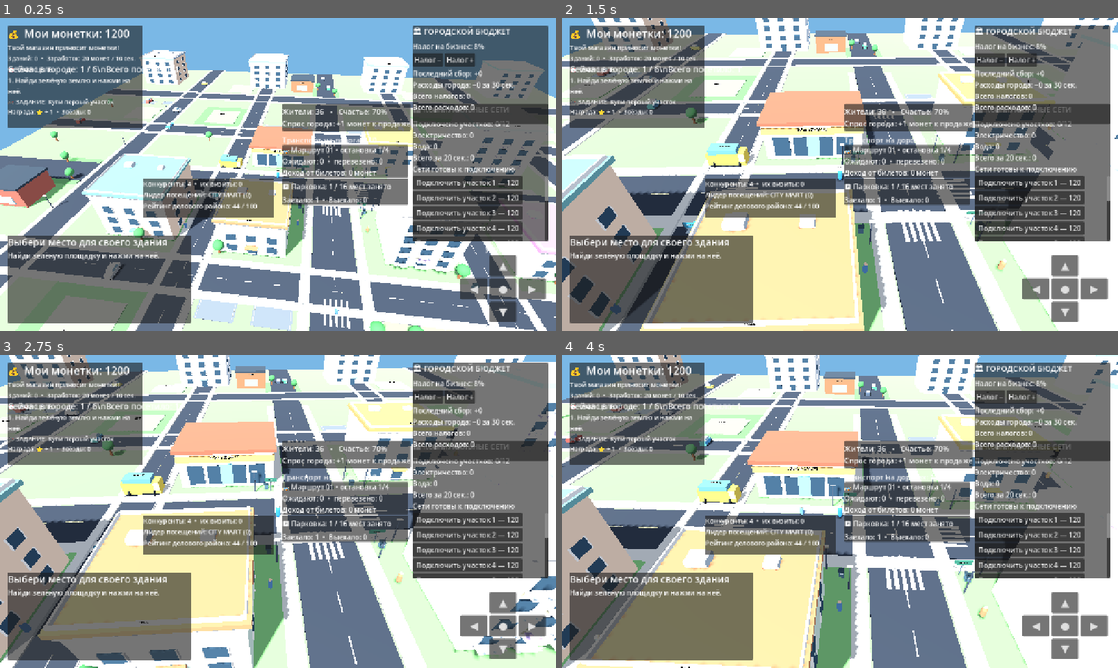
Above: before the commit, frames 1-4 (two rows, left to right).
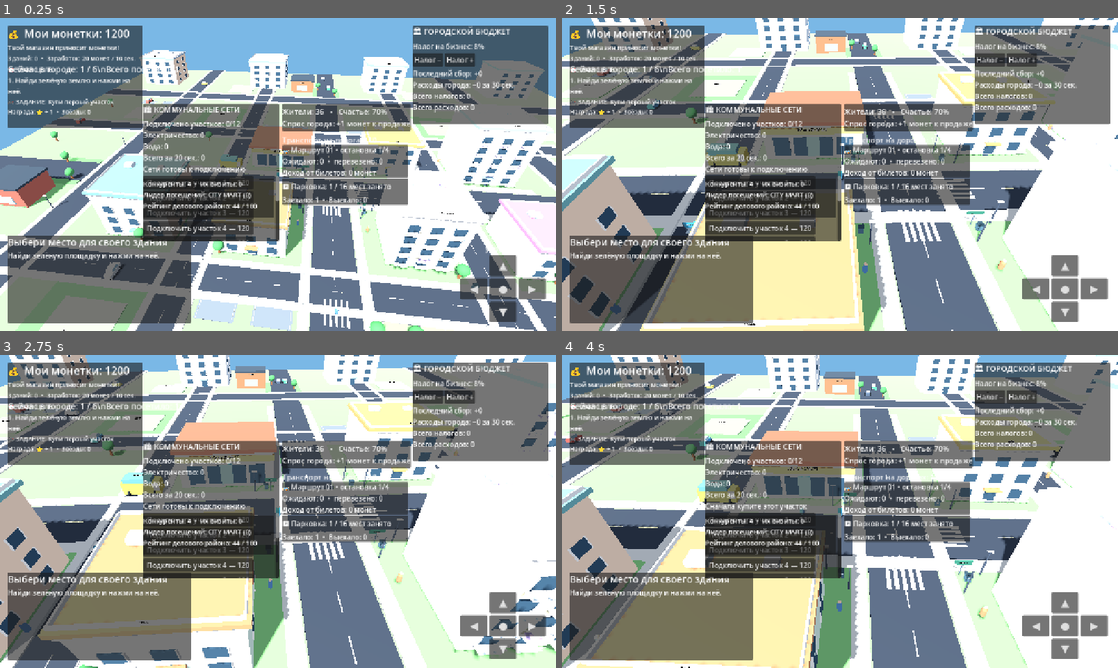
Above: after the commit, the same moments.

Repository: uchihabaha05-del/MINI-WORLD-TYCOON
Game: Godot game, scene res://scenes/Main.tscn
Two runs of this game, one before a commit and one after it. Both use one fixed random seed, a clock stepped at 60 frames per second and the inputs below.
Inputs (mouse positions are in pixels of both pictures, inside the frame that each line leads up to):
- Up to frame 1 (0.25 s): no input
- Up to frame 2 (1.5 s): move the mouse to (962, 158) at 0.52 s; hold D 0.53-1.28 s; click (962, 158) at 0.67 s; move the mouse to (728, 190) at 1.27 s; hold S from 1.28 s (still down)
- Up to frame 3 (2.75 s): move the mouse to (333, 442) at 2.02 s; release S at 2.03 s; hold D from 2.03 s (still down)
- Up to frame 4 (4 s): move the mouse to (812, 574) at 2.77 s; release D at 2.78 s; hold W 2.78-3.53 s; click (812, 574) at 2.92 s; move the mouse to (1006, 558) at 3.52 s; hold A from 3.53 s (still down)

The runs differ from the first frame. In frame 1, 20% of the frame differs, in the area x 25-99%, y 27-72%; in frame 2, 21%; in frame 3, 21%; in frame 4, 21%.

Commit message:
Place utility controls in center column to avoid HUD overlap

Diff:
--- a/scripts/city_utilities.gd
+++ b/scripts/city_utilities.gd
@@ -39,11 +39,11 @@
 	panel.anchor_left = 0.0
 	panel.anchor_top = 0.0
 	panel.anchor_bottom = 0.0
-	panel.anchor_left = 1.0
-	panel.anchor_right = 1.0
-	panel.offset_left = -330
+	panel.anchor_left = 0.0
+	panel.anchor_right = 0.0
+	panel.offset_left = 330
 	panel.offset_top = 198
-	panel.offset_right = -18
+	panel.offset_right = 642
 	panel.offset_bottom = 338
 	layer.add_child(panel)
 	var content := VBoxContainer.new()
